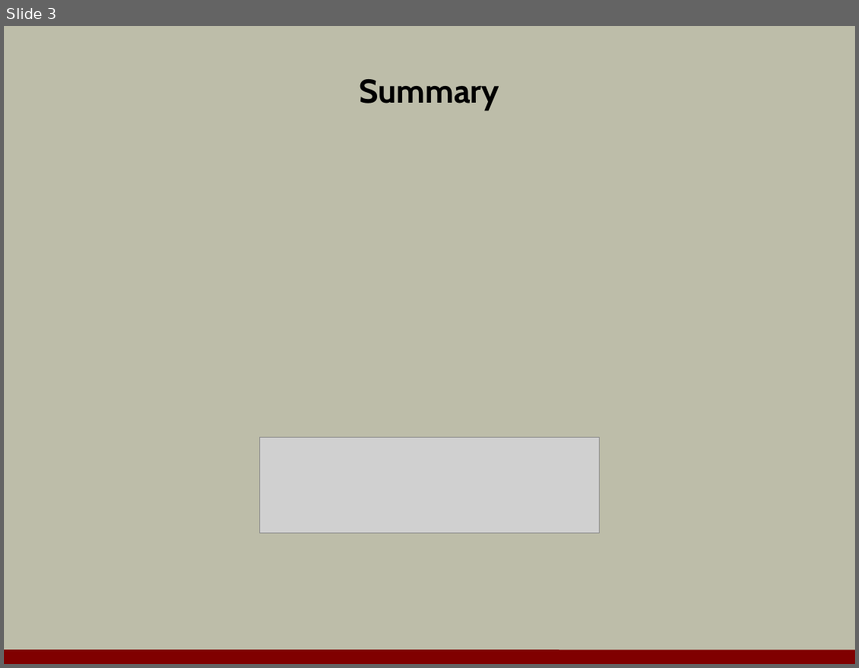
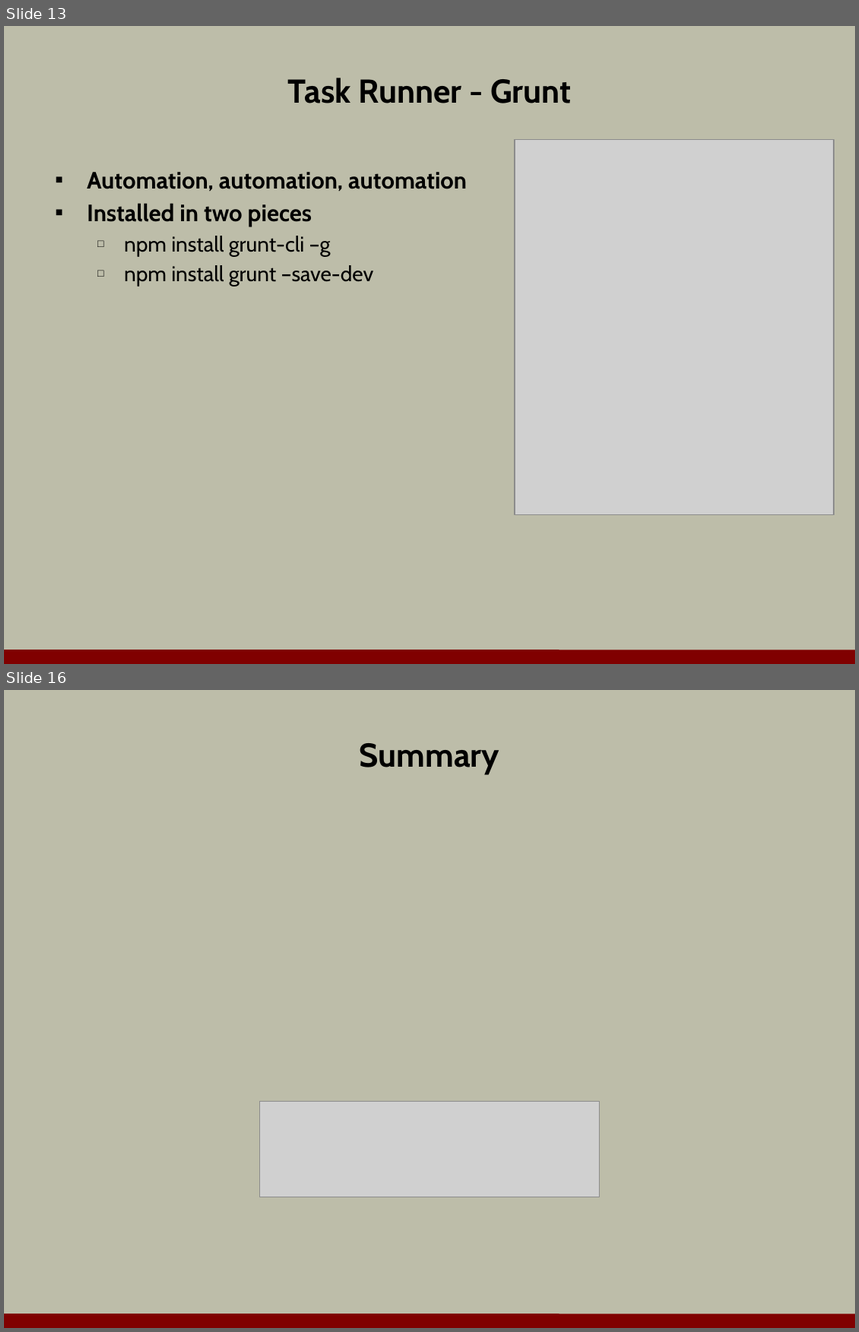
Before and after one commit to OdeToCode/classes, a slide deck: angularjs/slides/a3_nodetools.pptx. Shown one above the other, each under a label of ours: slide 3 before the commit, slides 13 and 16 after it; the slides between them are not shown. The pictures are 859x668 and 859x1332 pixels, drawn with LibreOffice and Linux fonts; fonts in the diff are those of the drawing; grey boxes stand for pictures; background and template pictures are left out. Boxes give left, top, right and bottom in pixels: in the first picture for what was removed or moved away, otherwise in the second. Text is boxed around its words. In the diff, an @@ line names an element or a change of style, - is before the commit and + after.

```diff
--- a/angularjs/slides/a3_nodetools.pptx
+++ b/angularjs/slides/a3_nodetools.pptx
@@ slide 13 added at (4,26,855,664), background #BDBDA9; not listed: 1 template element that a slide beside it also shows @@
@@ title added at (288,78,571,104), 28 pt, text #000000, bold @@
+Task Runner - Grunt
@@ picture added at (515,139,834,515) @@
@@ text added at (87,172,467,287), 20 pt, text #000000, bold @@
+▪ Automation, automation, automation
+▪ Installed in two pieces
+  □ npm install grunt-cli –g
+  □ npm install grunt –save-dev
@@ what was slide 3 is now slide 16 @@
```
Also in this commit, not shown: 1 slide changed, 13 other slides added, 1 slide removed, 1 other file.
